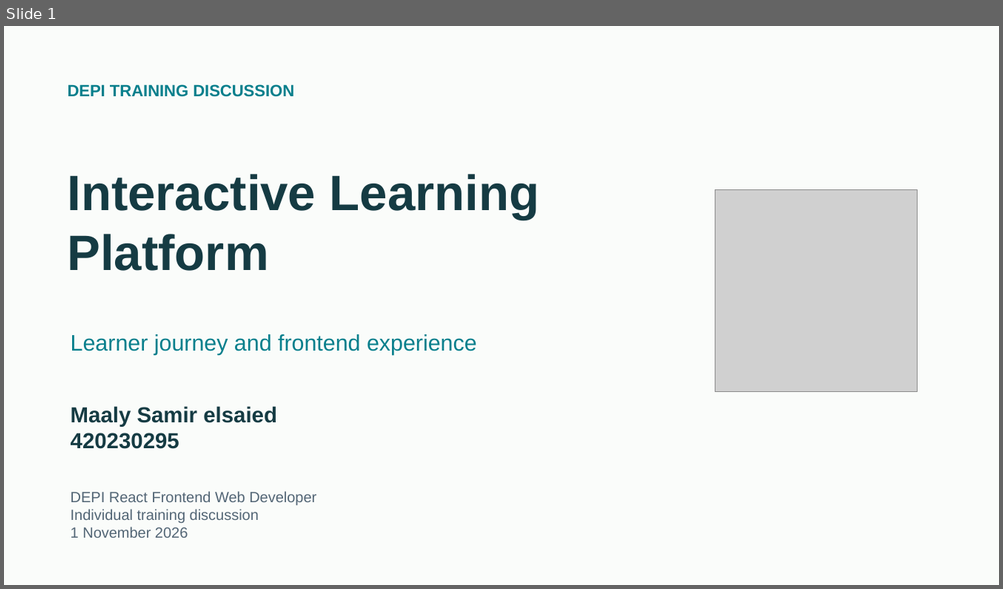
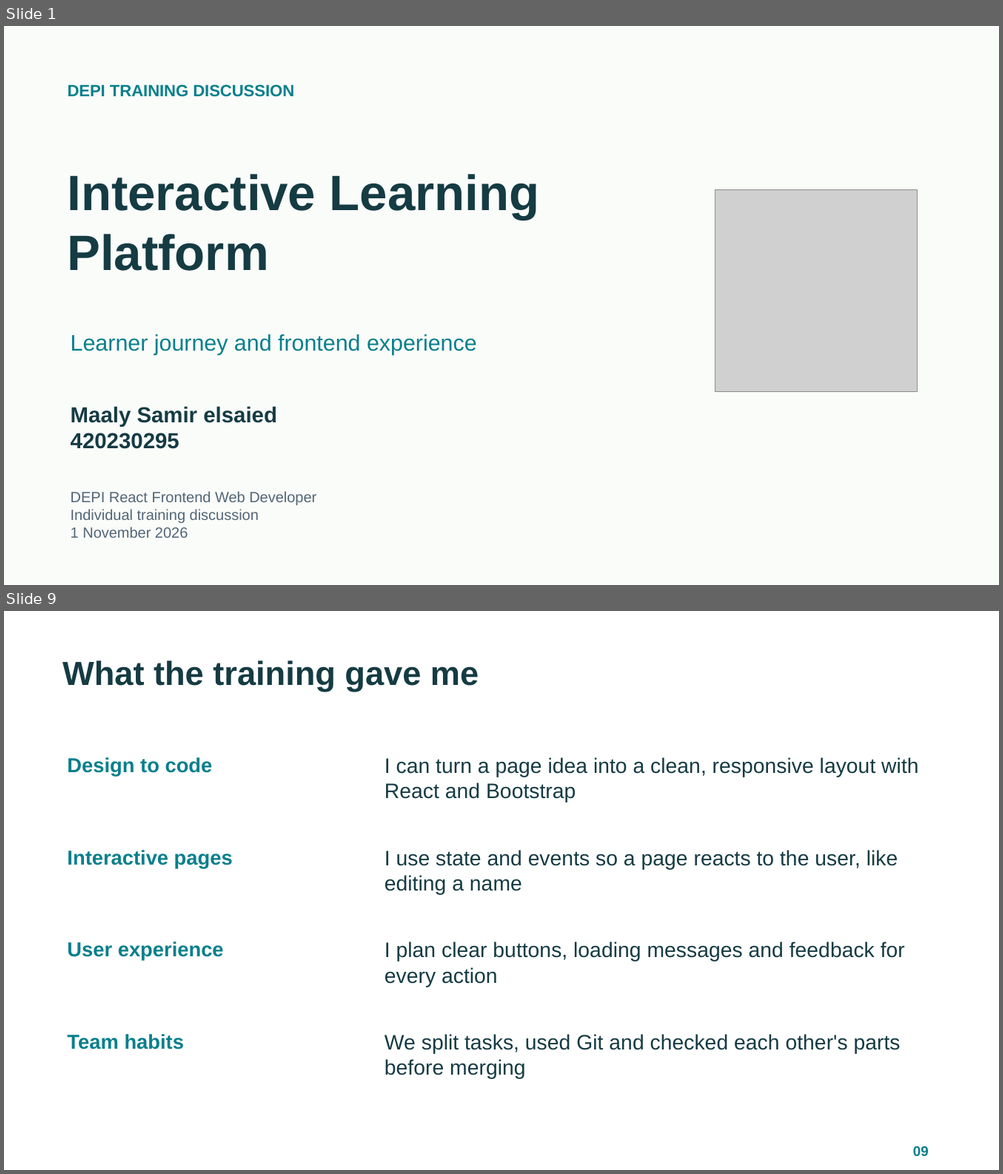
Before and after one commit to Saif-eldin-Ahmed-Helmy/Interactive-Learning-Platform, a slide deck: output/discussion/Maaly-DEPI-Discussion.pptx. Shown one above the other, each under a label of ours: slide 1 before the commit, slides 1 and 9 after it; the slides between them are not shown. The pictures are 1003x589 and 1003x1174 pixels, drawn with LibreOffice and Linux fonts; fonts in the diff are those of the drawing; grey boxes stand for pictures. Boxes give left, top, right and bottom in pixels: in the first picture for what was removed or moved away, otherwise in the second. Text is boxed around its words. In the diff, an @@ line names an element or a change of style, - is before the commit and + after.

```diff
--- a/output/discussion/Maaly-DEPI-Discussion.pptx
+++ b/output/discussion/Maaly-DEPI-Discussion.pptx
@@ slide 9 added at (x1=4, y1=611, x2=999, y2=1170), background #FFFFFF @@
@@ text added at (x1=62, y1=661, x2=478, y2=692), 32.2 pt, text #153B43, bold @@
+What the training gave me
@@ text added at (x1=67, y1=758, x2=213, y2=775), 19.5 pt, text #087F8C, bold @@
+Design to code
@@ text added at (x1=384, y1=758, x2=918, y2=803), 20.2 pt, text #153B43 @@
+I can turn a page idea into a clean, responsive layout with React and Bootstrap
@@ text added at (x1=67, y1=850, x2=233, y2=868), 19.5 pt, text #087F8C, bold @@
+Interactive pages
@@ text added at (x1=384, y1=850, x2=897, y2=894), 20.2 pt, text #153B43 @@
+I use state and events so a page reacts to the user, like editing a name
@@ text added at (x1=67, y1=942, x2=224, y2=960), 19.5 pt, text #087F8C, bold @@
+User experience
@@ text added at (x1=384, y1=942, x2=905, y2=987), 20.2 pt, text #153B43 @@
+I plan clear buttons, loading messages and feedback for every action
@@ text added at (x1=67, y1=1034, x2=184, y2=1050), 19.5 pt, text #087F8C, bold @@
+Team habits
@@ text added at (x1=384, y1=1034, x2=900, y2=1079), 20.2 pt, text #153B43 @@
+We split tasks, used Git and checked each other's parts before merging
@@ text added at (x1=913, y1=1147, x2=928, y2=1156), 13.5 pt, text #087F8C, bold @@
+09
```
Also in this commit, not shown: 7 slides changed, 1 other slide added, 10 slides removed, 7 other files.
